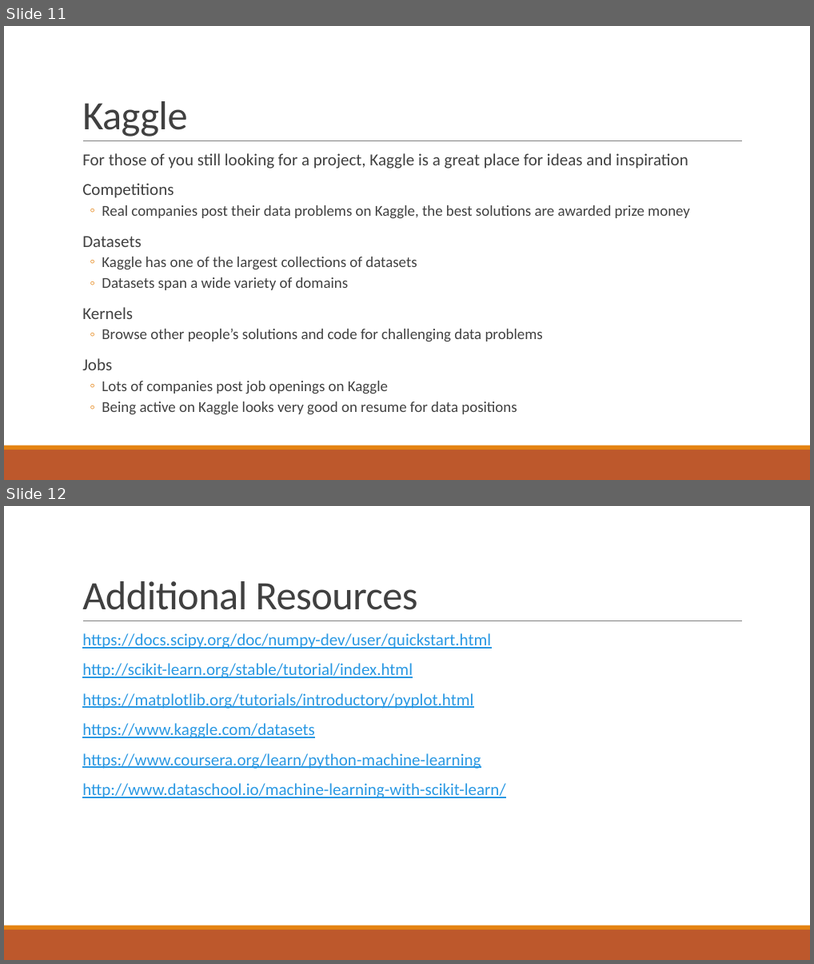
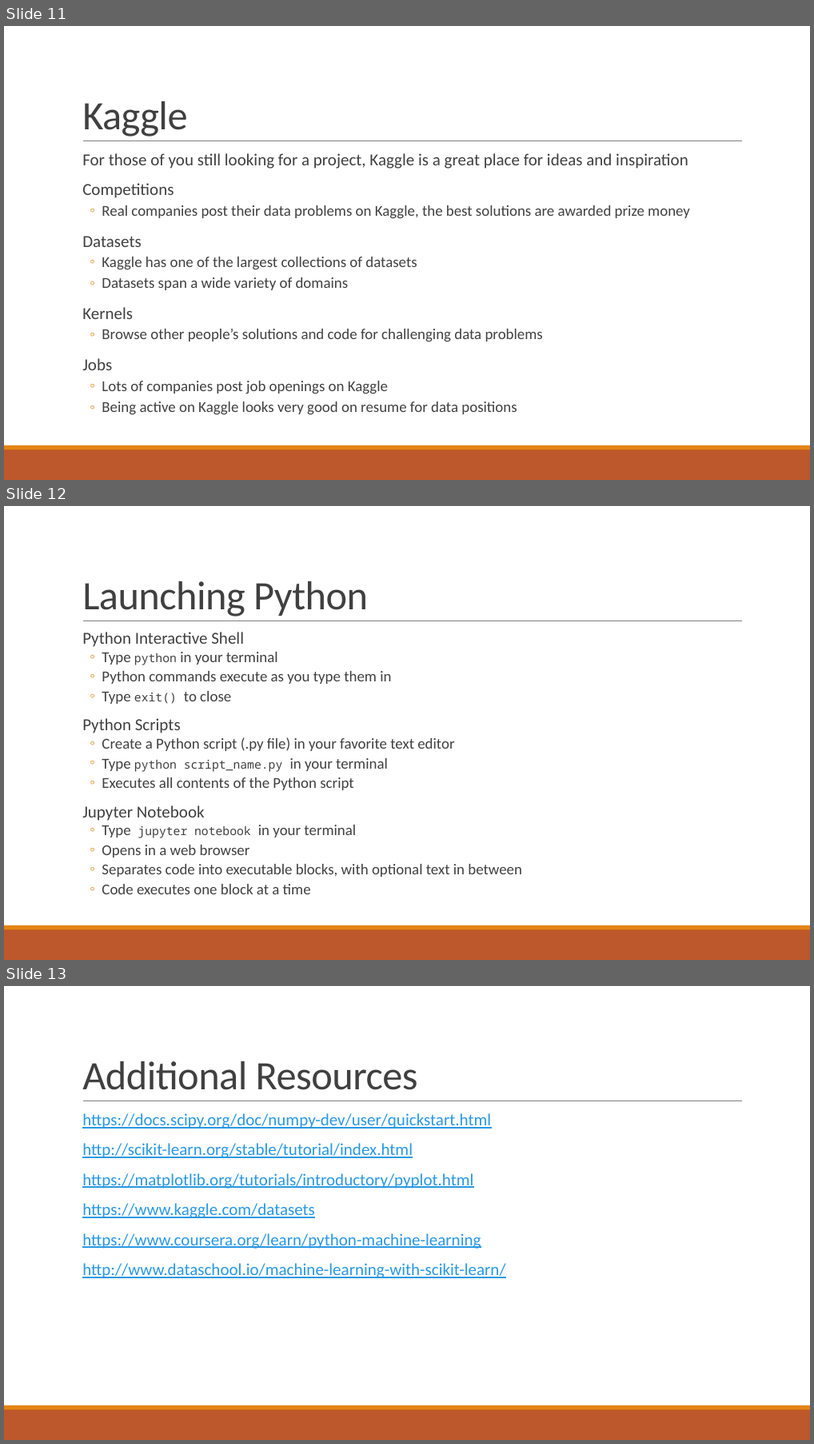
Before and after one commit to iamshang1/Projects, a slide deck: Misc/Python4ML/Python4ML.pptx. Shown one above the other, each under a label of ours: slides 11 and 12 before the commit, slides 11, 12 and 13 after it. The pictures are 814x964 and 814x1444 pixels, drawn with LibreOffice and Linux fonts; fonts in the diff are those of the drawing. Boxes give left, top, right and bottom in pixels: in the first picture for what was removed or moved away, otherwise in the second. Text is boxed around its words. In the diff, an @@ line names an element or a change of style, - is before the commit and + after.

Commit message:
updated Python slides

```diff
--- a/Misc/Python4ML/Python4ML.pptx
+++ b/Misc/Python4ML/Python4ML.pptx
@@ slide 12 added at (4, 506, 810, 960), background #FFFFFF; not listed: 3 template elements that a slide beside it also shows @@
@@ title added at (82, 581, 368, 616), 48 pt, text #404040 @@
+Launching Python
@@ text added at (82, 632, 522, 894), 18 pt, text #404040 @@
+  Python Interactive Shell
+  ◦ Type python in your terminal
+  ◦ Python commands execute as you type them in
+  ◦ Type exit() to close
+  Python Scripts
+  ◦ Create a Python script (.py file) in your favorite text editor
+  ◦ Type python script_name.py in your terminal
+  ◦ Executes all contents of the Python script
+  Jupyter Notebook
+  ◦ Type jupyter notebook in your terminal
+  ◦ Opens in a web browser
+  ◦ Separates code into executable blocks, with optional text in between
+  ◦ Code executes one block at a time
@@ what was slide 12 is now slide 13 @@
```
